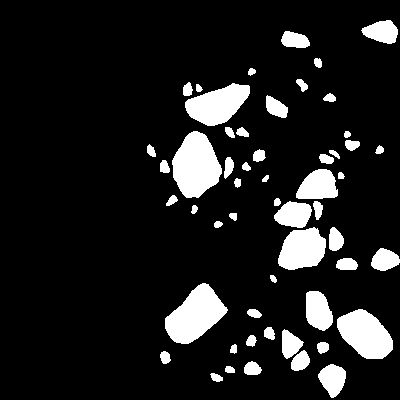
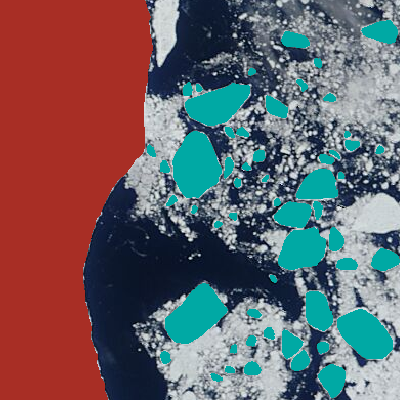
Before/after of a 400x400 layered artwork. What changed in the layer stack:
hid "ice floes" (1st of 2) over 0, 0, 400, 400
hid "landfast" over 0, 0, 400, 400
